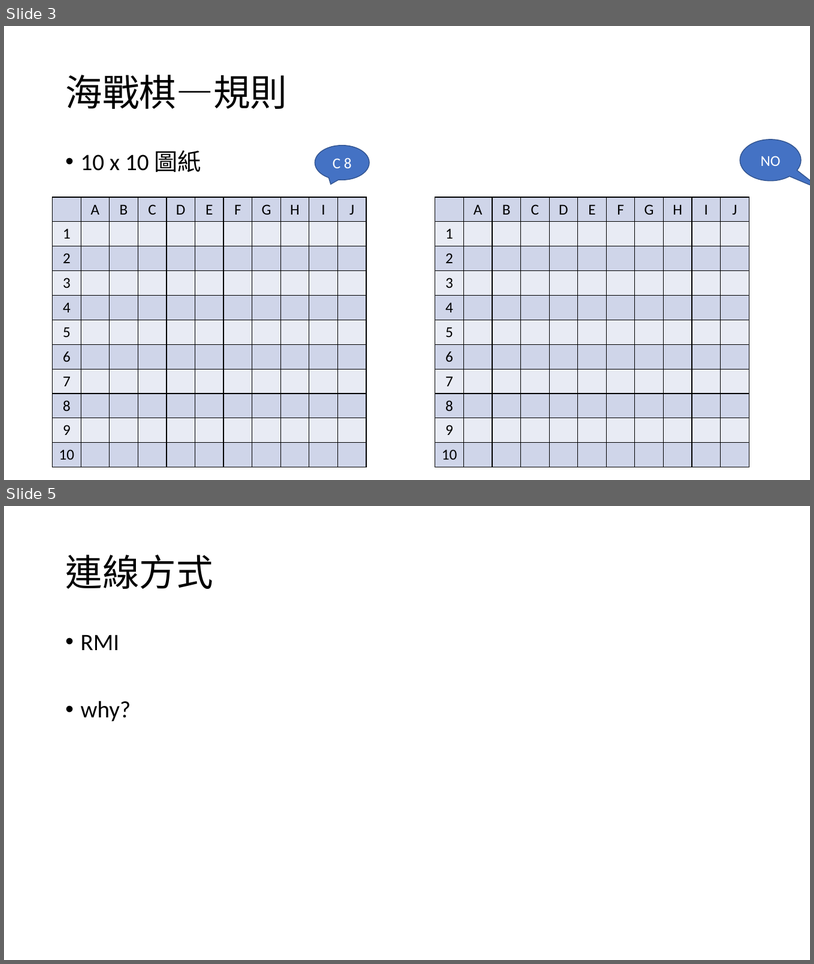
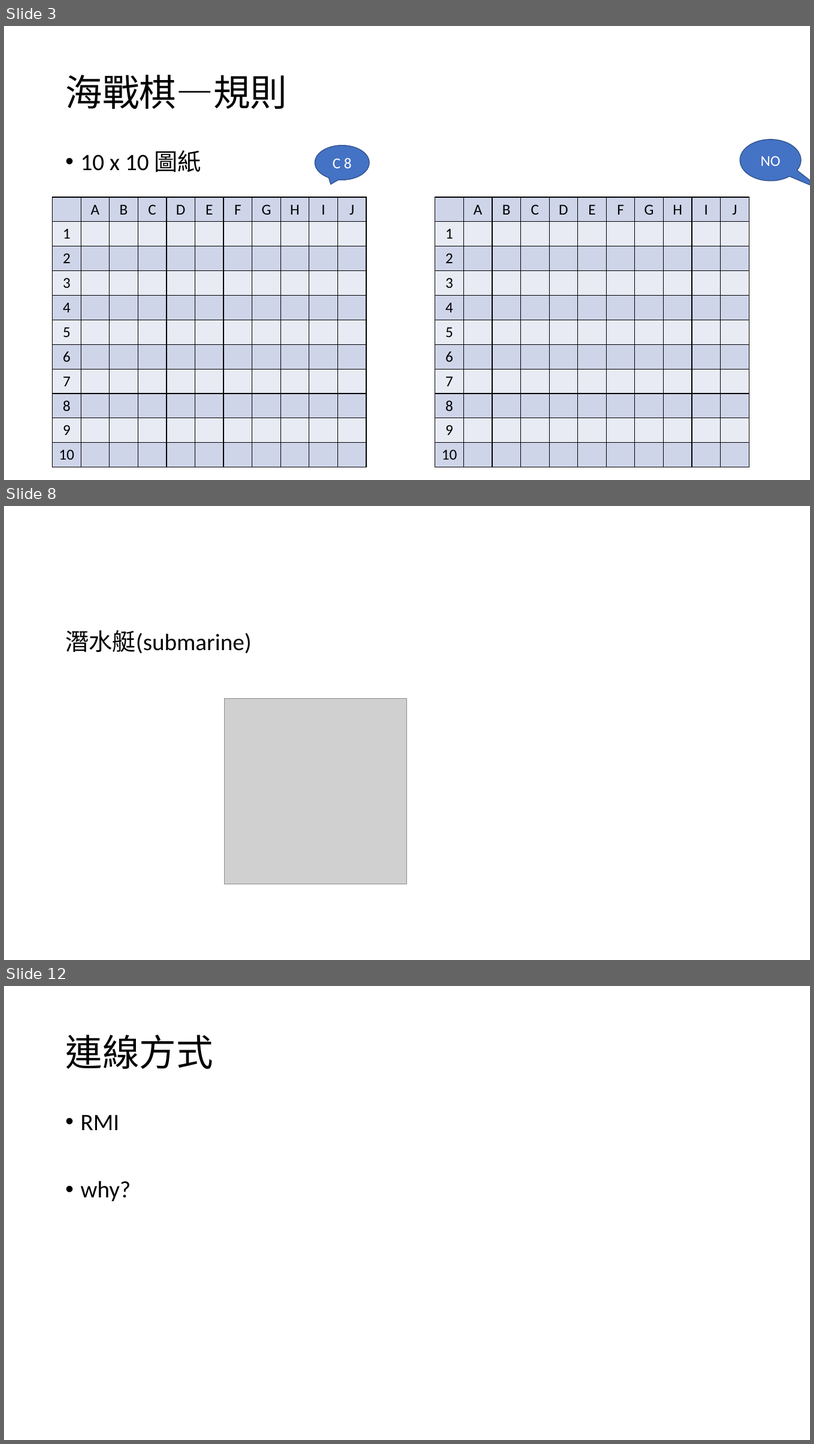
Before and after one commit to Joe-lin-ezra/BattleShip, a slide deck: doc/網路程式設計報告.pptx. Shown one above the other, each under a label of ours: slides 3 and 5 before the commit, slides 3, 8 and 12 after it; the slides between them are not shown. The pictures are 814x964 and 814x1444 pixels, drawn with LibreOffice and Linux fonts; fonts in the diff are those of the drawing; grey boxes stand for pictures. Boxes give left, top, right and bottom in pixels: in the first picture for what was removed or moved away, otherwise in the second. Text is boxed around its words. In the diff, an @@ line names an element or a change of style, - is before the commit and + after.

```diff
--- a/doc/網路程式設計報告.pptx
+++ b/doc/網路程式設計報告.pptx
@@ slide 8 added at [4, 506, 810, 960], background #FFFFFF @@
@@ text added at [65, 630, 251, 654], 28 pt, text #000000 @@
+潛水艇(submarine)
@@ picture added at [225, 699, 408, 883] @@
@@ what was slide 5 is now slide 12 @@
```
Also in this commit, not shown: 1 slide changed, 6 other slides added.
